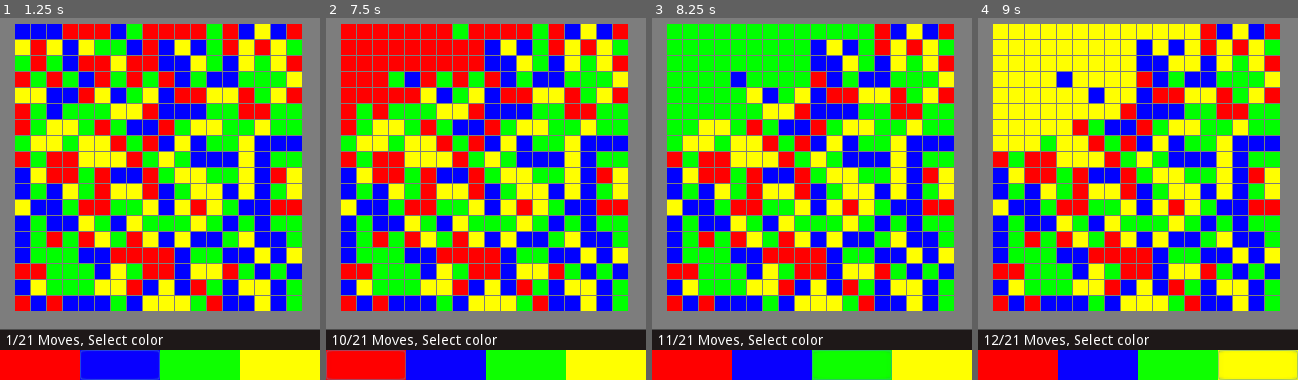
Above: before the commit, frames 1-4 (left to right).
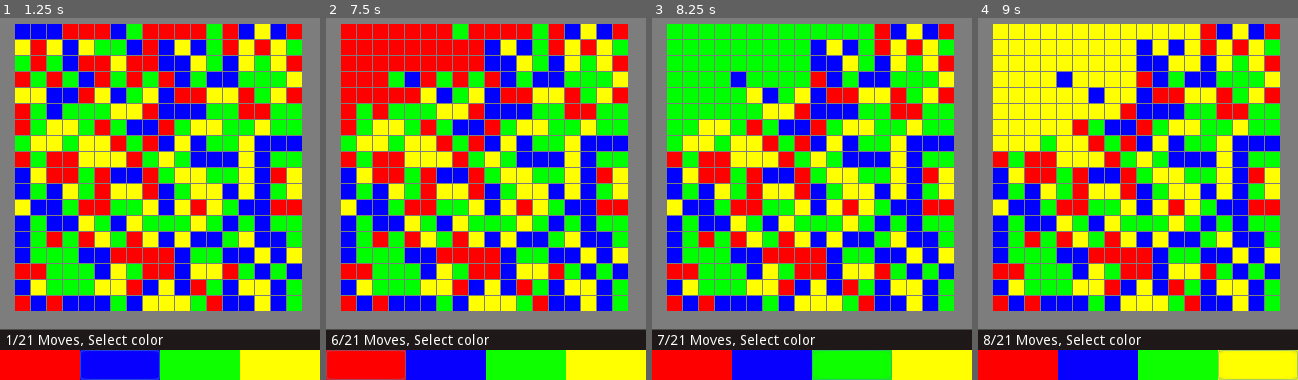
Above: after the commit, the same moments.

Repository: Tranquility2/Satiata
Game: Godot game, scene res://MainScene.tscn
Same seed, same stepped clock (60 frames per second), same inputs: the game is played once before the commit and once after it.
Inputs (mouse positions are in pixels of both pictures, inside the frame that each line leads up to):
- Up to frame 1 (1.25 s): click (121, 365) at 0.5 s
- Up to frame 2 (7.5 s): click (447, 365) at 1.25 s; click (364, 365) at 2 s; click (364, 365) at 2.75 s; click (524, 365) at 3.5 s; click (524, 365) at 4.25 s; click (607, 365) at 5 s; click (607, 365) at 5.75 s; click (447, 365) at 6.5 s; click (364, 365) at 7.25 s
- Up to frame 3 (8.25 s): click (850, 365) at 8 s
- Up to frame 4 (9 s): click (1259, 365) at 8.75 s

Frame 1 is identical in both runs. In frame 2, 0.7% of the frame differs, in the area x 1-54%, y 87-91%; in frame 3, 0.7%; in frame 4, 0.7%.

Commit message:
fix move on no color change

Diff:
--- a/GameLogic.gd
+++ b/GameLogic.gd
@@ -42,27 +42,28 @@
 func rec_fill(x, y, input_color):
 	var current_rect: ColorRect = Globals.RECTS[x][y]
 	var current_color = current_rect.get_meta("color_selection")
-	if input_color != current_color:
-		current_rect.color = Globals.RECT_COLORS[input_color]
-		current_rect.set_meta("color_selection", input_color)
-		if x > 0:
-			if Globals.RECTS[x-1][y].get_meta("color_selection") == current_color:
-				rec_fill(x-1, y, input_color)
-		if y > 0:
-			if Globals.RECTS[x][y-1].get_meta("color_selection") == current_color:
-				rec_fill(x, y-1, input_color)
-		if x < Globals.COLUMNS - 1:
-			if Globals.RECTS[x+1][y].get_meta("color_selection") == current_color:
-				rec_fill(x+1, y, input_color)
-		if y < Globals.ROWS - 1:
-			if Globals.RECTS[x][y+1].get_meta("color_selection") == current_color:
-				rec_fill(x, y+1, input_color)
+
+	current_rect.color = Globals.RECT_COLORS[input_color]
+	current_rect.set_meta("color_selection", input_color)
+	if x > 0:
+		if Globals.RECTS[x-1][y].get_meta("color_selection") == current_color:
+			rec_fill(x-1, y, input_color)
+	if y > 0:
+		if Globals.RECTS[x][y-1].get_meta("color_selection") == current_color:
+			rec_fill(x, y-1, input_color)
+	if x < Globals.COLUMNS - 1:
+		if Globals.RECTS[x+1][y].get_meta("color_selection") == current_color:
+			rec_fill(x+1, y, input_color)
+	if y < Globals.ROWS - 1:
+		if Globals.RECTS[x][y+1].get_meta("color_selection") == current_color:
+			rec_fill(x, y+1, input_color)
 
 func play_turn(select_color):
-	Globals.move_counter += 1
-	Globals.MainScene.find_node("StatusText").UpdateMoves()
+	if select_color != Globals.RECTS[0][0].get_meta("color_selection"):
+		Globals.move_counter += 1
+		Globals.MainScene.find_node("StatusText").UpdateMoves()
 
-	rec_fill(0, 0, select_color)
+		rec_fill(0, 0, select_color)
 
 	if Globals.move_counter == Globals.MAX_MOVES:
 		# Handle no more turns
